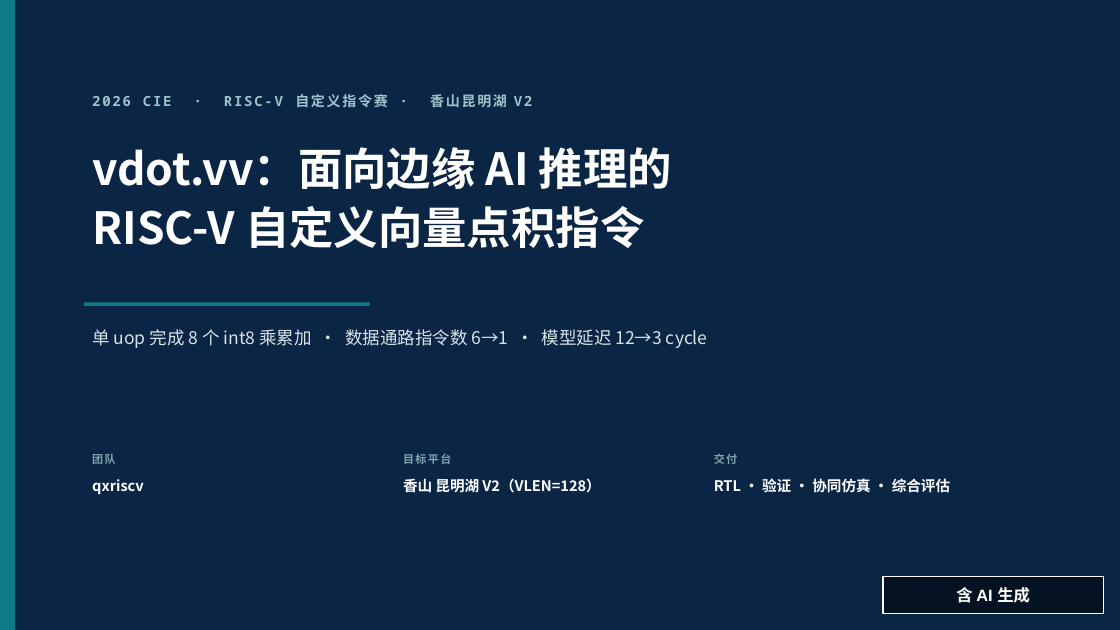
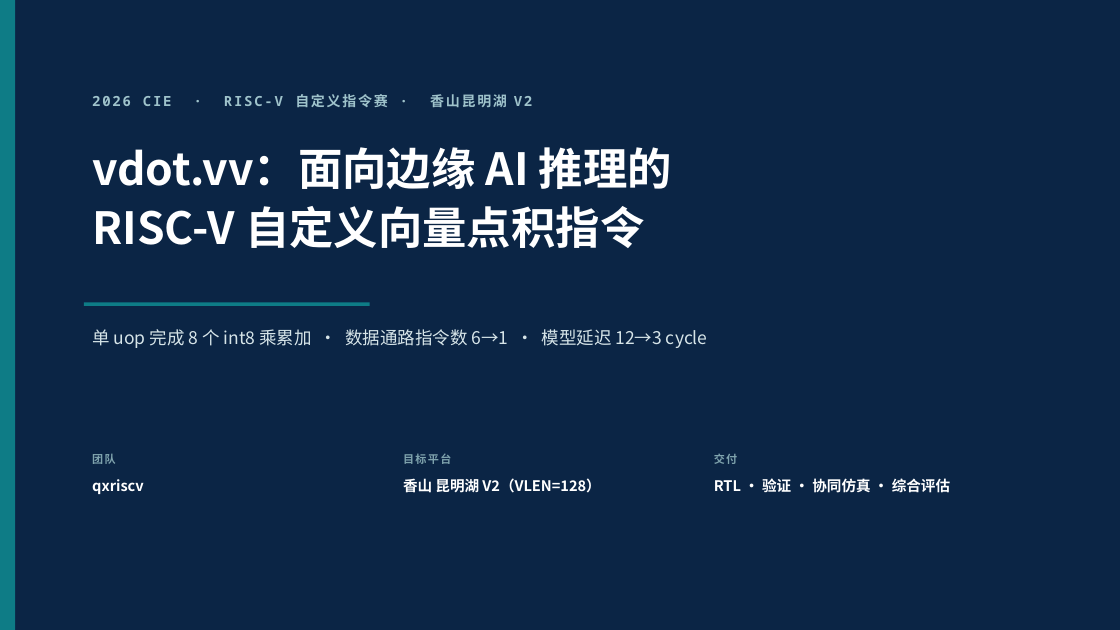
Before and after one commit to itongxiaojun/cie2026-qxriscv-xiangshan-vdot, a slide deck: slide 1 of docs/submission/qxriscv-vdot-2026CIE.pptx. Drawn at 1120x630 pixels with LibreOffice and Linux fonts; fonts in the diff are those of the drawing. Boxes give left, top, right and bottom in pixels: in the first picture for what was removed or moved away, otherwise in the second. Text is boxed around its words. In the diff, an @@ line names an element or a change of style, - is before the commit and + after.

Commit message:
feat(phase1): 完成香山 emu/hello/vadd 波形并统一全仓阶段状态
- 新增阶段一证据：01–04 原始日志、vadd 波形截图、逐 cycle 分析文档与波形解析脚本
- 修复裸机用例：UART THR 改为 0x40600004、nemu_trap 结束、vadd 前使能 mstatus.FS/VS
- env.md 重写为当前环境基线 + 旧机历史；PROGRESS/README/ipd/阶段二至四报告同步为阶段一闭环
- 更新提交模板与 PR 描述，按新源码重新生成答辩 PPTX

```diff
--- a/docs/submission/qxriscv-vdot-2026CIE.pptx
+++ b/docs/submission/qxriscv-vdot-2026CIE.pptx
@@ rectangle removed at [883,577,1103,614] @@
-含 AI 生成
```
Also in this commit, not shown: 4 other slides changed, 29 other files.
